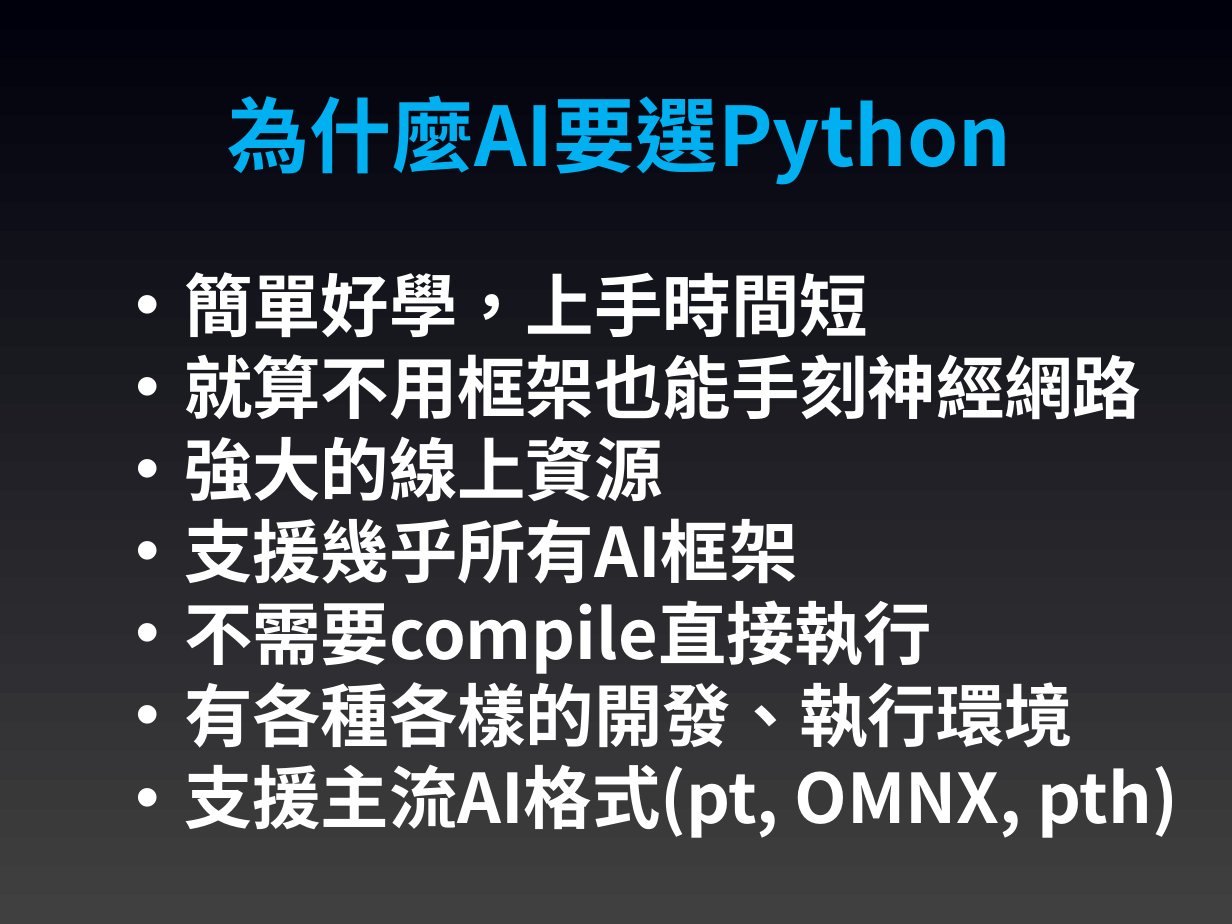
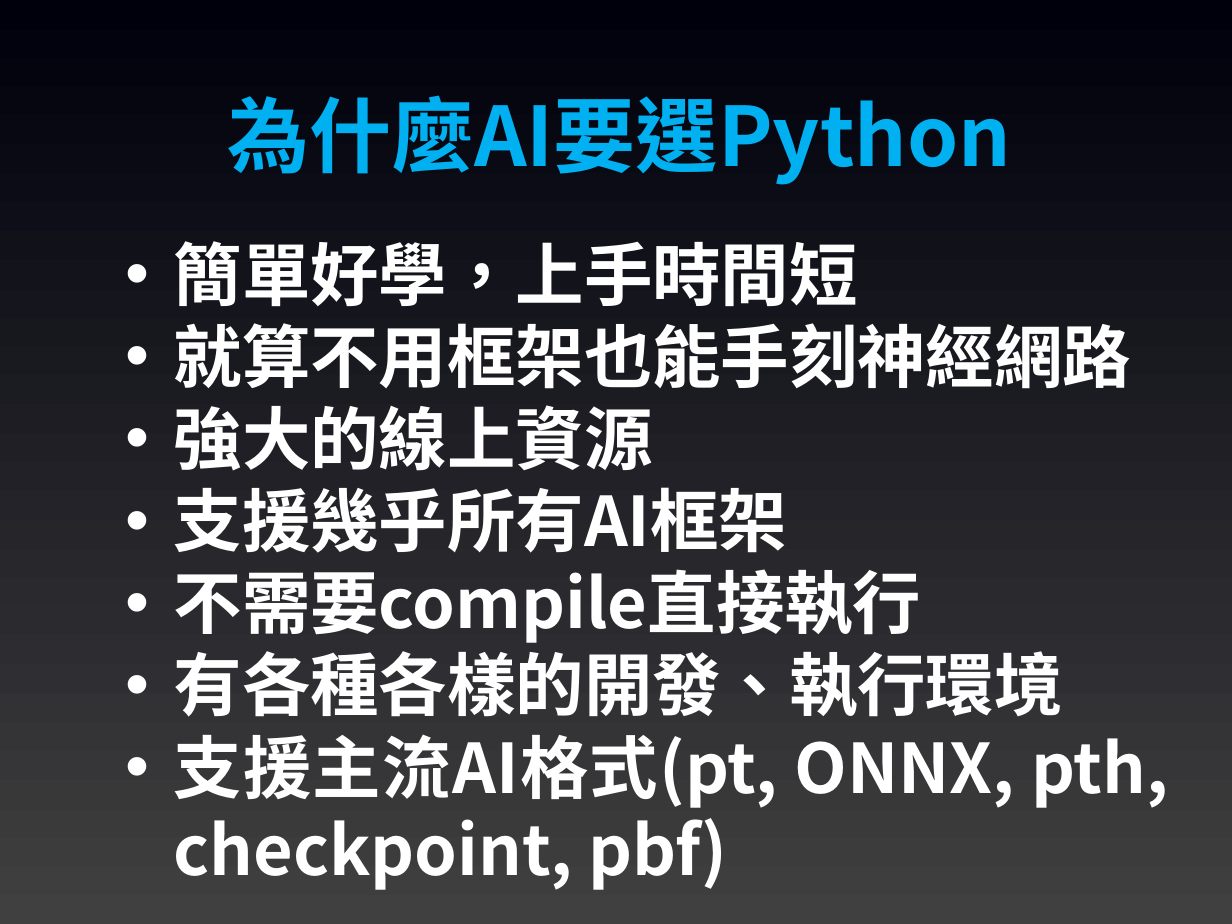
Before and after one commit to joshhu/cht_pytorch_201910, a slide deck: slide 4 of 00 - Pytorch環境介紹.pptx. Drawn at 1232x924 pixels with LibreOffice and Linux fonts; fonts in the diff are those of the drawing. Boxes give left, top, right and bottom in pixels: in the first picture for what was removed or moved away, otherwise in the second. Text is boxed around its words. In the diff, an @@ line names an element or a change of style, - is before the commit and + after.

```diff
--- a/00 - Pytorch環境介紹.pptx
+++ b/00 - Pytorch環境介紹.pptx
@@ text "簡單好學，上手時間短": place and size @@
-text "簡單好學，上手時間短" at bbox=[184, 272, 1178, 838]
+text "簡單好學，上手時間短" at bbox=[174, 241, 1168, 890]
@@ text at bbox=[174, 735, 1168, 890]: text changed @@
-• 支援主流AI格式(pt, OMNX, pth)
+• 支援主流AI格式(pt, ONNX, pth, checkpoint, pbf)
```
Also in this commit, not shown: 8 other slides changed, 2 other files.
